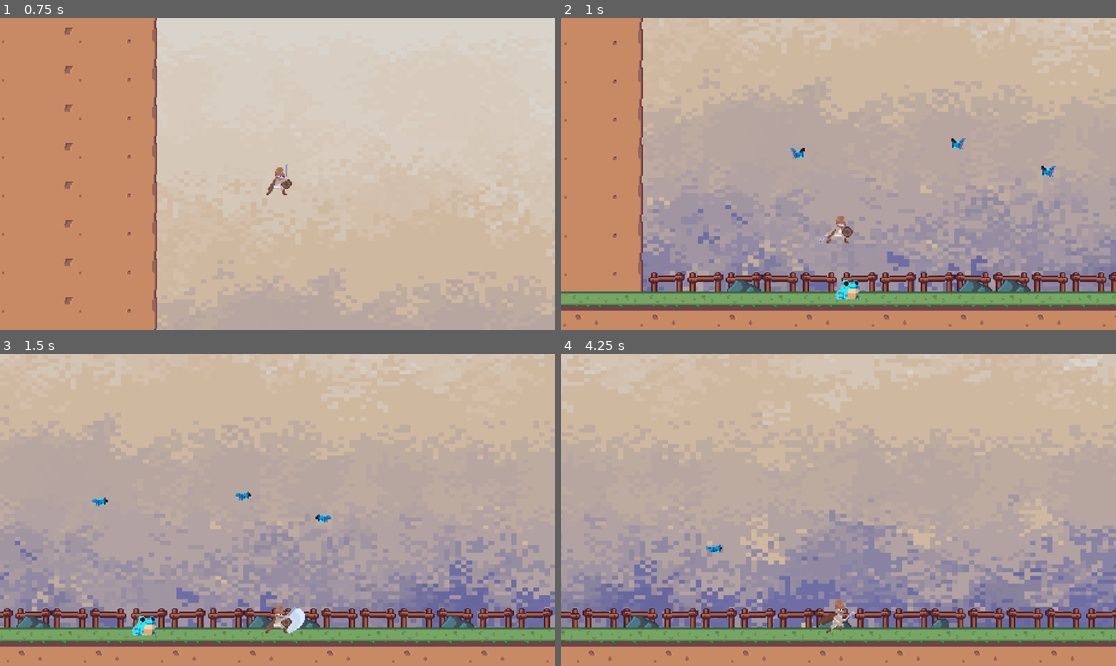
Above: before the commit, frames 1-4 (two rows, left to right).
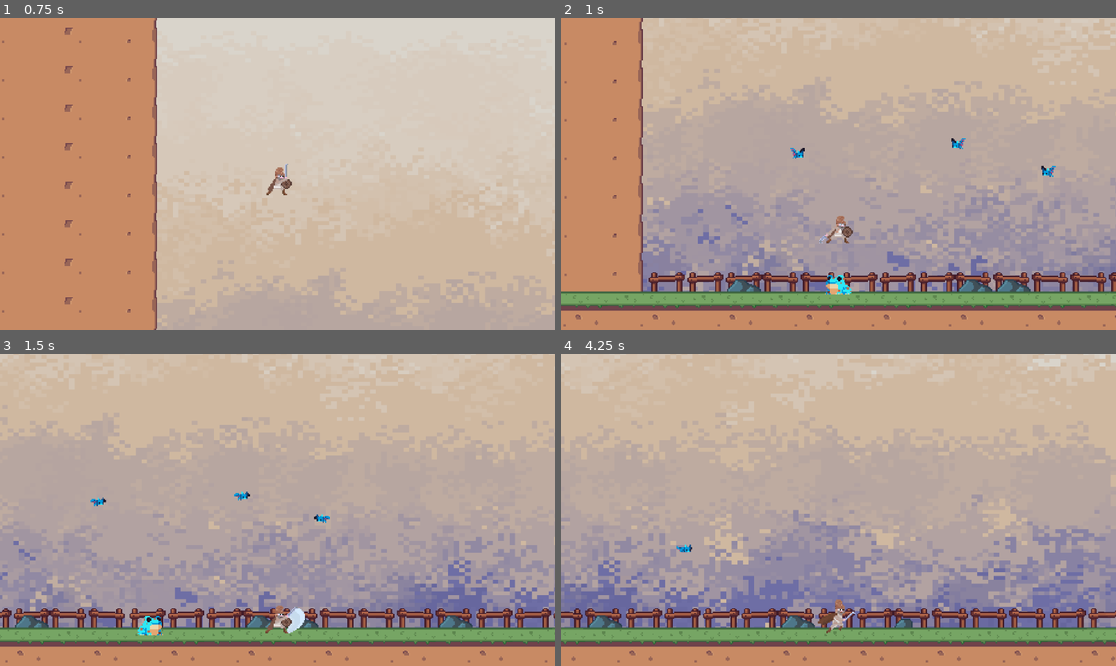
Above: after the commit, the same moments.

Repository: undeadskeleton/devworm_project
Game: Godot game, scene res://scene/stage_lvl.tscn
Two runs of this game, one before a commit and one after it. Both use one fixed random seed, a clock stepped at 60 frames per second and the inputs below.
Inputs (mouse positions are in pixels of both pictures, inside the frame that each line leads up to):
- Up to frame 1 (0.75 s): move the mouse to (399, 158) at 0.52 s; hold D (right) from 0.53 s (still down); click (399, 158) at 0.6 s
- Up to frame 2 (1 s): keep holding D (right); tap Space (jump) at 0.77 s
- Up to frame 3 (1.5 s): keep holding D (right); move the mouse to (166, 525) at 1.27 s; right-click (166, 525) at 1.35 s
- Up to frame 4 (4.25 s): tap Space (jump) at 1.52, 3.02, 3.77 s; move the mouse to (894, 441) at 2.02 s; release D (right) at 2.03 s; hold A (left) 2.03-2.78 s; click (894, 441) at 2.1 s; move the mouse to (810, 572) at 2.77 s; hold D (right) from 2.78 s (still down); right-click (810, 572) at 2.85 s; move the mouse to (1005, 556) at 3.52 s; click (1005, 556) at 3.6 s

Frame 1 is identical in both runs. In frame 2, 0.4% of the frame differs, in the area x 47-55%, y 82-91%; in frame 3, 4.0%; in frame 4, 16%, in the area x 0-100%, y 0-99%.

Commit message:
Problem with frog enemy
Frog enemy is taking damage but death and hurt is not applying

Diff:
--- a/scene/scene_transition_animation.tscn
+++ b/scene/scene_transition_animation.tscn
@@ -1,4 +1,19 @@
 [gd_scene load_steps=5 format=3 uid="uid://dfurcfg10wi2b"]
+
+[sub_resource type="Animation" id="Animation_nh7ie"]
+length = 0.001
+tracks/0/type = "value"
+tracks/0/imported = false
+tracks/0/enabled = true
+tracks/0/path = NodePath("ColorRect:color")
+tracks/0/interp = 1
+tracks/0/loop_wrap = true
+tracks/0/keys = {
+"times": PackedFloat32Array(0),
+"transitions": PackedFloat32Array(1),
+"update": 0,
+"values": [Color(0, 0, 0, 0)]
+}
 
 [sub_resource type="Animation" id="Animation_qf172"]
 resource_name = "fade_in"
@@ -14,21 +29,6 @@
 "transitions": PackedFloat32Array(1, 1),
 "update": 0,
 "values": [Color(0, 0, 0, 0), Color(0, 0, 0, 1)]
-}
-
-[sub_resource type="Animation" id="Animation_nh7ie"]
-length = 0.001
-tracks/0/type = "value"
-tracks/0/imported = false
-tracks/0/enabled = true
-tracks/0/path = NodePath("ColorRect:color")
-tracks/0/interp = 1
-tracks/0/loop_wrap = true
-tracks/0/keys = {
-"times": PackedFloat32Array(0),
-"transitions": PackedFloat32Array(1),
-"update": 0,
-"values": [Color(0, 0, 0, 0)]
 }
 
 [sub_resource type="Animation" id="Animation_n5w70"]
--- a/scene/toxic_frog.gd
+++ b/scene/toxic_frog.gd
@@ -1,34 +1,91 @@
 extends CharacterBody2D
+
+class_name toxicFrog
+
+var player = CharacterBody2D
+
+@onready var animatedSprite = $AnimatedSprite2D
 
 var health = 80
 
 var speed = 60
 
 var damage_to_deal : int = 20
+var damage_taken : int
 var dir : Vector2
 var is_chasing : bool
 
 var dead : bool
 var is_attacking : bool
-var knockback : int = 50
+var is_taking_damage : bool
+var is_roaming : bool
+var knockback_force: int = -50
 const gravity : int = 900
 
 func _ready():
 	dead = false
-	is_chasing = false
+	is_chasing = true
+	is_taking_damage = false
 
 func _process(delta):
 	if !is_on_floor():
 		velocity.y += gravity
+
+	player = GlobalScript.playerBody
+	handle_animation()
 	move(delta)
 	move_and_slide()
 
 func move(delta):
 	if !dead:
-		if !is_chasing:
+		if !is_chasing and !is_taking_damage and !is_attacking:
 			velocity += dir * speed * delta
+		elif is_chasing and !is_taking_damage:
+			var chase = position.direction_to(player.position) * speed
+			velocity.x = chase.x
+			dir.x = abs(velocity.x) / velocity.x
+		elif is_taking_damage:
+			print("frog taking damage")
+			var knockback_dir = position.direction_to(player.position) * knockback_force
+			velocity.x = knockback_dir.x
+			is_taking_damage = false
+		is_roaming = true
 	elif dead:
 		velocity.x = 0
+
+
+func take_damage(damage):
+	if !dead:
+		if damage_taken > 0:
+			health -= damage_taken
+			is_taking_damage = true
+			print("Current frog health is :",health)
+			if health <= 0:
+				health =0
+				dead = true
+
+
+func handle_death_animation():
+	animatedSprite.play("death")
+	await get_tree().create_timer(1).timeout
+	self.queue_free()
+
+func handle_animation():
+	if !dead and !is_taking_damage and !is_chasing:
+		animatedSprite.play("idle")
+	elif is_chasing:
+		animatedSprite.play("run")
+		if dir.x == 1:
+			animatedSprite.flip_h = false
+		elif dir.x == -1:
+			animatedSprite.flip_h = true
+	elif is_taking_damage:
+		animatedSprite.play("hurt")
+	elif dead and is_roaming:
+		is_roaming = false
+		animatedSprite.play("death")
+		await get_tree().create_timer(1).timeout
+		self.queue_free()
 
 func _on_direction_timer_timeout():
 	$DirectionTimer.wait_time = chose([0.5,1,1.6])
@@ -38,3 +95,9 @@
 func chose(array):
 	array.shuffle()
 	return array.front()
+
+
+func _on_frog_hit_box_area_entered(area):
+	if area == GlobalScript.playerDamageZone:
+		damage_taken=GlobalScript.playerDamage
+		take_damage(damage_taken)
--- a/scene/toxic_frog.tscn
+++ b/scene/toxic_frog.tscn
@@ -271,6 +271,9 @@
 
 [sub_resource type="CircleShape2D" id="CircleShape2D_26b7y"]
 radius = 9.0
+
+[sub_resource type="CircleShape2D" id="CircleShape2D_76lnq"]
+radius = 13.0
 
 [node name="toxicFrog" type="CharacterBody2D"]
 script = ExtResource("1_ch0sj")
@@ -286,4 +289,11 @@
 [node name="DirectionTimer" type="Timer" parent="."]
 autostart = true
 
+[node name="frogHitBox" type="Area2D" parent="."]
+
+[node name="CollisionShape2D" type="CollisionShape2D" parent="frogHitBox"]
+position = Vector2(-1, 1)
+shape = SubResource("CircleShape2D_76lnq")
+
 [connection signal="timeout" from="DirectionTimer" to="." method="_on_direction_timer_timeout"]
+[connection signal="area_entered" from="frogHitBox" to="." method="_on_frog_hit_box_area_entered"]
--- a/scripts/player.gd
+++ b/scripts/player.gd
@@ -10,7 +10,7 @@
 var current_attack :bool
 var attack_type : String
 var weapon_ready : bool
-var health : int = 100
+var health : int = 10000
 var is_alive : bool
 var is_allowed_to_take_damage : bool
 var damage : int
Not shown: 1 places in scene/toxic_frog.tscn that only renumber resources
